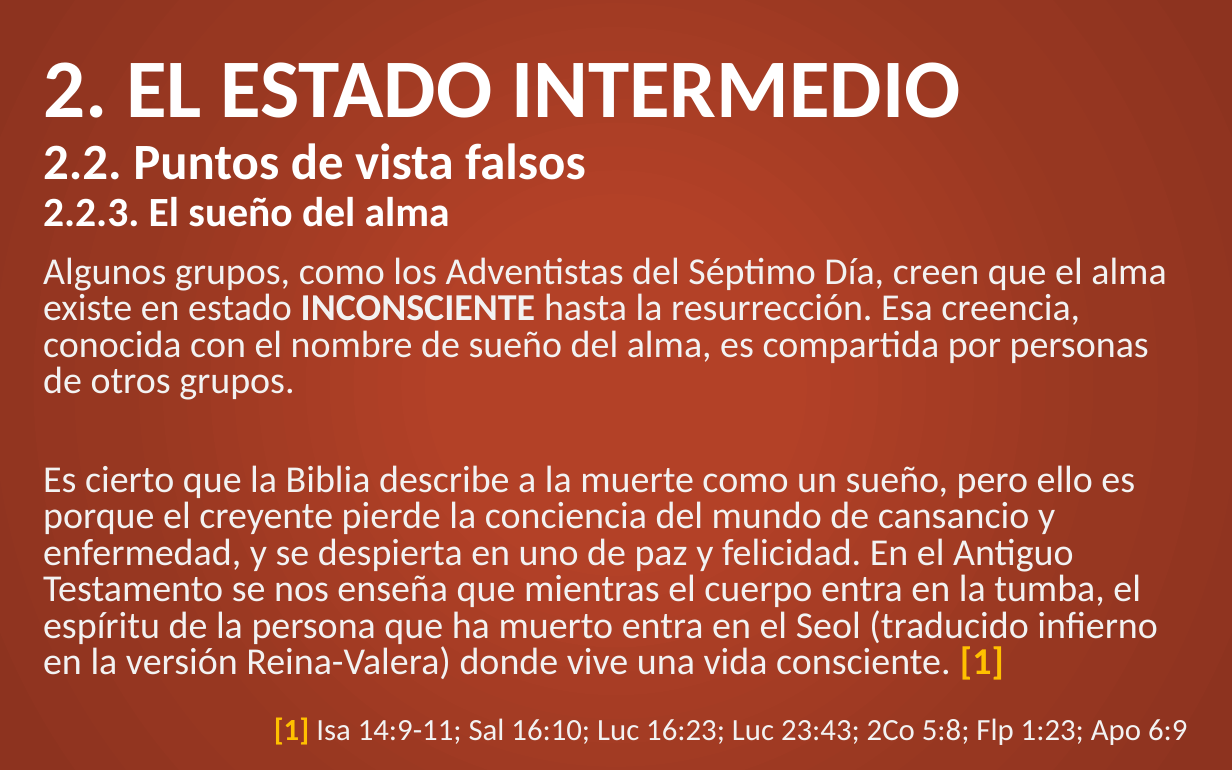
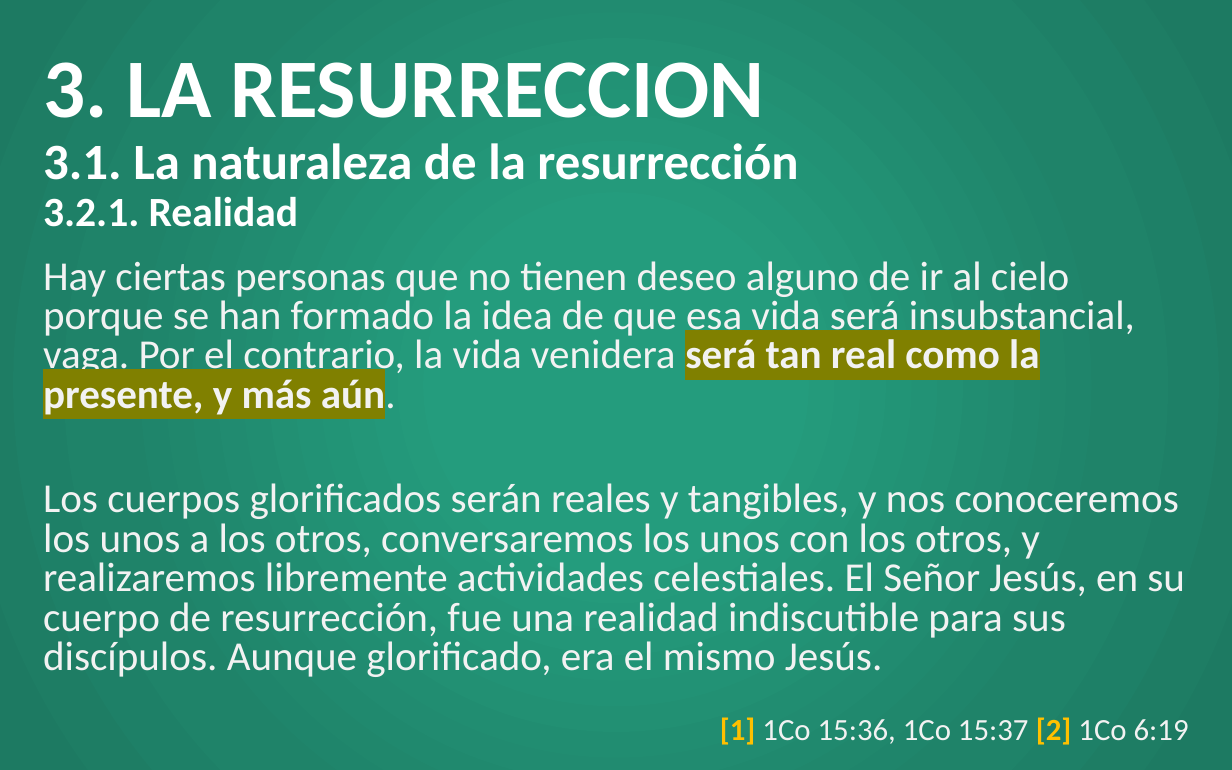
Before and after one commit to CreyTuning/documents, a slide deck: slide 12 of slideshow/Teologia Sistematica y Biblica - Myer Pearlman/Clases/10. Acontecimientos finales.pptx (slide 11 before the commit). Drawn at 1232x770 pixels with LibreOffice and Linux fonts; fonts in the diff are those of the drawing. Boxes give left, top, right and bottom in pixels: in the first picture for what was removed or moved away, otherwise in the second. Text is boxed around its words. In the diff, an @@ line names an element or a change of style, - is before the commit and + after.

```diff
--- a/slideshow/Teologia Sistematica y Biblica - Myer Pearlman/Clases/10. Acontecimientos finales.pptx
+++ b/slideshow/Teologia Sistematica y Biblica - Myer Pearlman/Clases/10. Acontecimientos finales.pptx
@@ background gradient #B34127 to #973721 to #8D331F to gradient #249C7D to #1F8369 to #1D7A62 @@
@@ title at (43, 62, 798, 227): text changed @@
-2. EL ESTADO INTERMEDIO
-2.2. Puntos de vista falsos
-2.2.3. El sueño del alma
+3. LA RESURRECCION
+3.1. La naturaleza de la resurrección
+3.2.1. Realidad
@@ text at (43, 261, 1185, 677): text changed; size 22.2 to 24 pt @@
-Algunos grupos, como los Adventistas del Séptimo Día, creen que el alma existe en estado INCONSCIENTE hasta la resurrección. Esa creencia, conocida con el nombre de sueño del alma, es compartida por personas de otros grupos.
-Es cierto que la Biblia describe a la muerte como un sueño, pero ello es porque el creyente pierde la conciencia del mundo de cansancio y enfermedad, y se despierta en uno de paz y felicidad. En el Antiguo Testamento se nos enseña que mientras el cuerpo entra en la tumba, el espíritu de la persona que ha muerto entra en el Seol (traducido infierno en la versión Reina-Valera) donde vive una vida consciente. [1]
+Hay ciertas personas que no tienen deseo alguno de ir al cielo porque se han formado la idea de que esa vida será insubstancial, vaga. Por el contrario, la vida venidera será tan real como la presente, y más aún.
+Los cuerpos glorificados serán reales y tangibles, y nos conoceremos los unos a los otros, conversaremos los unos con los otros, y realizaremos libremente actividades celestiales. El Señor Jesús, en su cuerpo de resurrección, fue una realidad indiscutible para sus discípulos. Aunque glorificado, era el mismo Jesús.
@@ text at (720, 717, 1189, 745): text changed @@
-[1] Isa 14:9-11; Sal 16:10; Luc 16:23; Luc 23:43; 2Co 5:8; Flp 1:23; Apo 6:9
+[1] 1Co 15:36, 1Co 15:37 [2] 1Co 6:19
```
Also in this commit, not shown: 1 other slide changed, 3 slides added, 2 other files.
